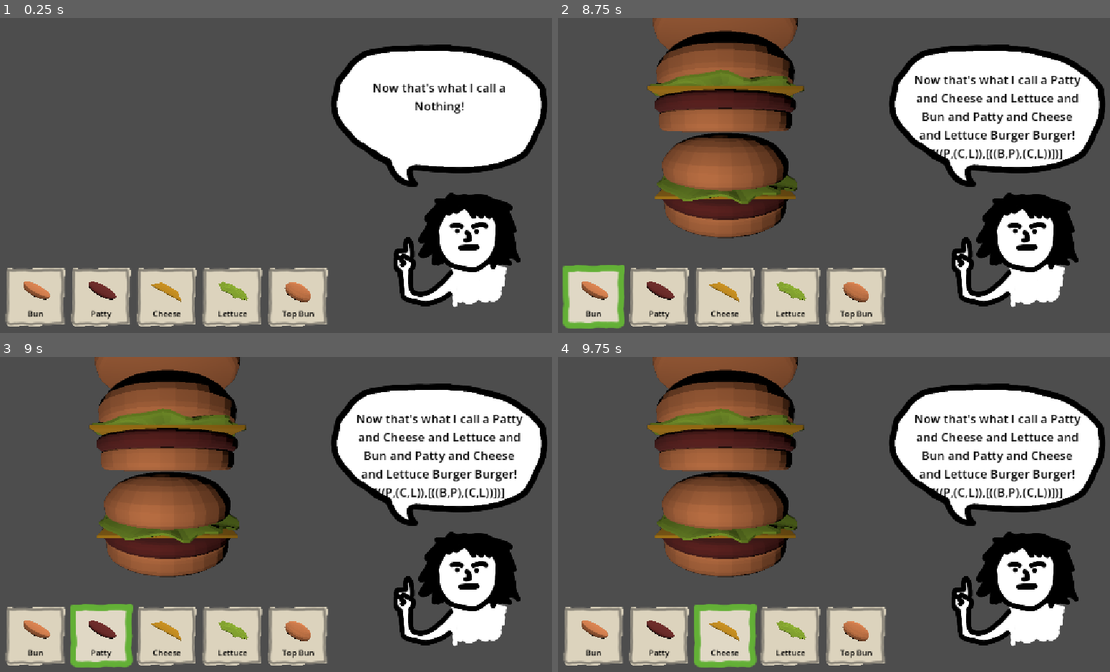
Above: before the commit, frames 1-4 (two rows, left to right).
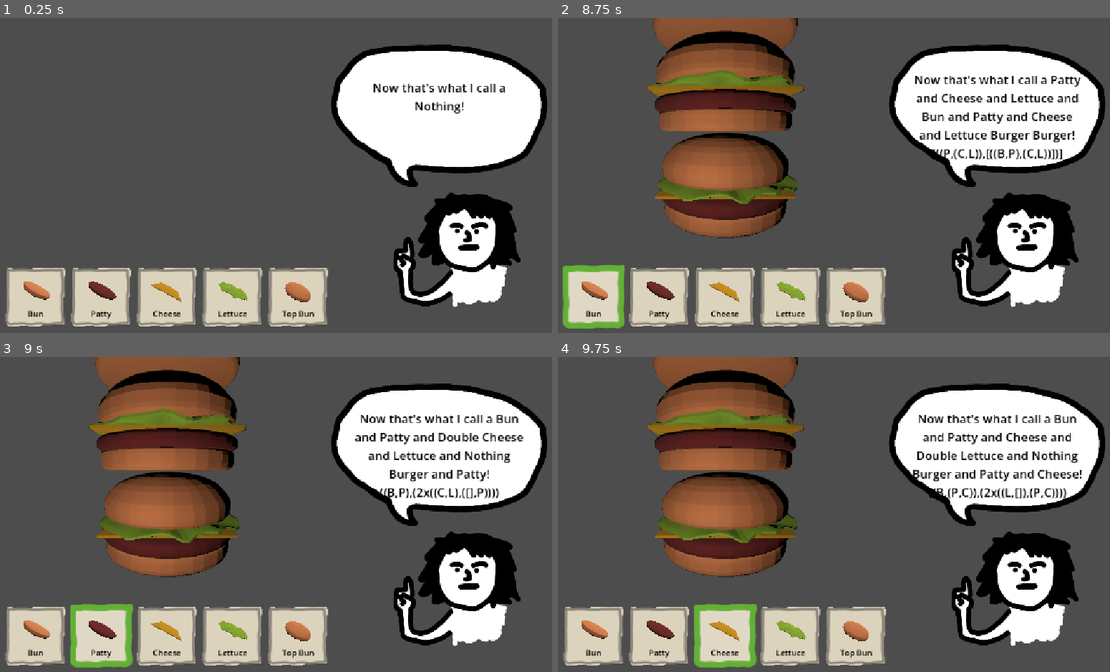
Above: after the commit, the same moments.

Repository: tobiaswahyudi/caesar-of-cheese
Game: Godot game, scene res://scenes/main.tscn
The game is run twice, just before and just after one commit, with the same random seed, the same clock (stepped at 60 frames per second) and the same inputs.
Inputs (mouse positions are in pixels of both pictures, inside the frame that each line leads up to):
- Up to frame 1 (0.25 s): no input
- Up to frame 2 (8.75 s): click (591, 298) at 0.5 s; click (657, 298) at 1.25 s; click (723, 298) at 2 s; click (789, 298) at 2.75 s; click (856, 298) at 3.5 s; click (591, 298) at 4.25 s; click (657, 298) at 5 s; click (723, 298) at 5.75 s; click (789, 298) at 6.5 s; click (856, 298) at 7.25 s; click (591, 298) at 8 s
- Up to frame 3 (9 s): click (99, 637) at 8.75 s
- Up to frame 4 (9.75 s): click (723, 637) at 9.5 s

Frames 1-2 are identical in both runs. In frame 3, 2.6% of the frame differs, in the area x 64-95%, y 18-45%; in frame 4, 2.6%.
Error before the commit: Trying to return value of type "String" from a function whose return type is "bool". (res://scripts/namer.gd:153)

Commit message:
namer minor type fix

Diff:
--- a/scripts/namer.gd
+++ b/scripts/namer.gd
@@ -146,7 +146,7 @@
 	# print("Checking if ", string, " is ", first_part, " repeated x", tgt_repeat, " = ", all_good)
 	return all_good
 
-func do_rule_repeat(string: String, tgt_repeat: int) -> bool:
+func do_rule_repeat(string: String, tgt_repeat: int) -> String:
 	@warning_ignore("integer_division")
 	var tgt_len: int = len(string) / tgt_repeat
 	var first_part = string.substr(0, tgt_len)
@@ -197,6 +197,6 @@
 	var first = string.substr(0, min_split_idx)
 	var second = string.substr(min_split_idx)
 
-	print("Splitting ",string," as ",first," + ",second)
+	# print("Splitting ",string," as ",first," + ",second)
 
 	return BSTSequence.new(string, [greedy_parse(first), greedy_parse(second)])
